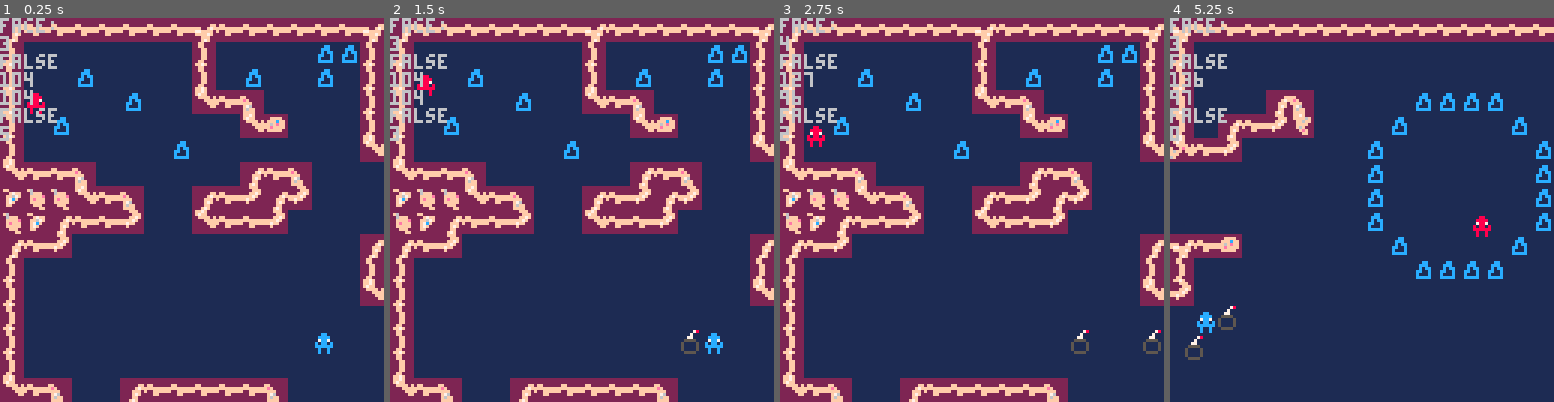
Above: before the commit, frames 1-4 (left to right).
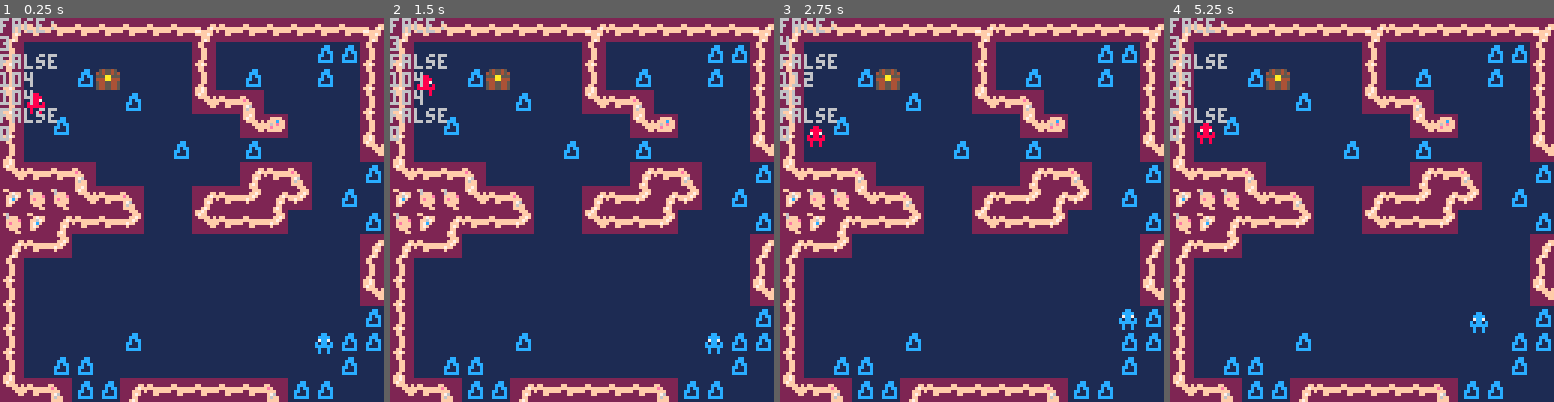
Above: after the commit, the same moments.

Repository: s-france/pico8GameS
Game: PICO-8 cartridge squid.p8
The game is run twice, just before and just after one commit, with the same random seed, the same clock (stepped at 60 frames per second) and the same inputs.
Inputs:
- Up to frame 1 (0.25 s): no input
- Up to frame 2 (1.5 s): tap X (X key) at 0.33, 1.07 s; tap O (Z key) at 0.7 s
- Up to frame 3 (2.75 s): hold Right 1.6-2.1 s; tap O (Z key) at 1.7, 2.1, 2.5 s; tap X (X key) at 1.85 s; hold Up 2.15-2.42 s; hold Right from 2.47 s (still down)
- Up to frame 4 (5.25 s): tap O (Z key) every 0.4 s from 2.9 to 4.9 s; tap X (X key) at 2.97, 4.08, 5.2 s; release Right at 3.03 s; hold Left 3.08-3.58 s; hold Down 3.63-3.97 s; hold Right 4.02-4.68 s; hold Up 4.73-5.03 s; hold Left from 5.08 s (still down)

The runs differ from the first frame. In frame 1, 2.0% of the frame differs, in the area x 0-100%, y 13-100%; in frame 2, 2.1%; in frame 3, 2.4%; in frame 4, 31%, in the area x 0-100%, y 1-100%.

Commit message:
Update squid.p8

Diff:
--- a/squid.p8
+++ b/squid.p8
@@ -89,7 +89,7 @@
  player.chestflag = false
  // player items
  player.itempool = {}
- player.bombs = 5
+ player.bombs = 0
  player.keys = 0
  player.magic = 0
  player.raft = 0
@@ -611,13 +611,13 @@
   player.chestflag = fget(mget((player.x/8-1),(player.y/8-1)), 5)
   if ( player.chestflag == true) then
   	for i=1,4 do
-  		contentflag = fget(mget((player.x/8),(player.y/8-1)), i)
+  		contentflag = fget(mget((player.x/8-1),(player.y/8-1)), i)
   		if (contentflag == true and i == 1 ) then
   		 player.bombs += 5
-  			mset((player.x/8),(player.y/8-1),24)
+  			mset((player.x/8-1),(player.y/8-1),24)
   		elseif (contentflag == true and i== 2 ) then
   		 player.keys += 1
-  			mset((player.x/8),(player.y/8-1),24)
+  			mset((player.x/8-1),(player.y/8-1),24)
   		elseif (contentflag == true and i==3 ) then
   		// player.keys += 1
   		//	mset((player.x/8),(player.y/8-1),24)
@@ -651,13 +651,13 @@
   player.chestflag = fget(mget((player.x/8+1),(player.y/8-1)), 5)
   if ( player.chestflag == true) then
   	for i=1,4 do
-  		contentflag = fget(mget((player.x/8),(player.y/8-1)), i)
+  		contentflag = fget(mget((player.x/8+1),(player.y/8-1)), i)
   		if (contentflag == true and i == 1 ) then
   		 player.bombs += 5
-  			mset((player.x/8),(player.y/8-1),24)
+  			mset((player.x/8+1),(player.y/8-1),24)
   		elseif (contentflag == true and i== 2 ) then
   		 player.keys += 1
-  			mset((player.x/8),(player.y/8-1),24)
+  			mset((player.x/8+1),(player.y/8-1),24)
   		elseif (contentflag == true and i==3 ) then
   		// player.keys += 1
   		//	mset((player.x/8),(player.y/8-1),24)
@@ -668,13 +668,22 @@
   	end
   end
 	elseif face == 3 then
-	   player.cheestflag = fget(mget((player.x/8-1),(player.y/8)), 5)
+	   player.chestflag = fget(mget((player.x/8-1),(player.y/8)), 5)
   if ( player.chestflag == true) then
   	for i=1,4 do
   		contentflag = fget(mget((player.x/8-1),(player.y/8)), i)
-  		if (contentflag == true and i==1 ) then
+  		  		if (contentflag == true and i == 1 ) then
   		 player.bombs += 5
   			mset((player.x/8-1),(player.y/8),24)
+  		elseif (contentflag == true and i== 2 ) then
+  		 player.keys += 1
+  			mset((player.x/8-1),(player.y/8),24)
+  		elseif (contentflag == true and i==3 ) then
+  		// player.keys += 1
+  		//	mset((player.x/8),(player.y/8-1),24)
+  		elseif (contentflag == true and i== 4 ) then
+  		// player.keys += 1
+  		//	mset((player.x/8),(player.y/8-1),24)
   		end
   	end
   end
@@ -682,13 +691,13 @@
 	  player.chestflag = fget(mget((player.x/8+1),(player.y/8)), 5)
   if ( player.chestflag == true) then
   	for i=1,4 do
-  		contentflag = fget(mget((player.x/8),(player.y/8-1)), i)
+  		contentflag = fget(mget((player.x/8+1),(player.y/8)), i)
   		if (contentflag == true and i == 1 ) then
   		 player.bombs += 5
-  			mset((player.x/8),(player.y/8-1),24)
+  			mset((player.x/8+1),(player.y/8),24)
   		elseif (contentflag == true and i== 2 ) then
   		 player.keys += 1
-  			mset((player.x/8),(player.y/8-1),24)
+  			mset((player.x/8+1),(player.y/8),24)
   		elseif (contentflag == true and i==3 ) then
   		// player.keys += 1
   		//	mset((player.x/8),(player.y/8-1),24)
@@ -702,13 +711,13 @@
 	  player.chestflag = fget(mget((player.x/8-1),(player.y/8+1)), 5)
   if ( player.chestflag == true) then
   	for i=1,4 do
-  		contentflag = fget(mget((player.x/8),(player.y/8-1)), i)
+  		contentflag = fget(mget((player.x/8-1),(player.y/8+1)), i)
   		if (contentflag == true and i == 1 ) then
   		 player.bombs += 5
-  			mset((player.x/8),(player.y/8-1),24)
+  			mset((player.x/8-1),(player.y/8+1),24)
   		elseif (contentflag == true and i== 2 ) then
   		 player.keys += 1
-  			mset((player.x/8),(player.y/8-1),24)
+  			mset((player.x/8-1),(player.y/8+1),24)
   		elseif (contentflag == true and i==3 ) then
   		// player.keys += 1
   		//	mset((player.x/8),(player.y/8-1),24)
@@ -722,13 +731,13 @@
 	  player.chestflag = fget(mget((player.x/8),(player.y/8+1)), 5)
   if ( player.chestflag == true) then
   	for i=1,4 do
-  		contentflag = fget(mget((player.x/8),(player.y/8-1)), i)
+  		contentflag = fget(mget((player.x/8),(player.y/8+1)), i)
   		if (contentflag == true and i == 1 ) then
   		 player.bombs += 5
-  			mset((player.x/8),(player.y/8-1),24)
+  			mset((player.x/8),(player.y/8+1),24)
   		elseif (contentflag == true and i== 2 ) then
   		 player.keys += 1
-  			mset((player.x/8),(player.y/8-1),24)
+  			mset((player.x/8),(player.y/8+1),24)
   		elseif (contentflag == true and i==3 ) then
   		// player.keys += 1
   		//	mset((player.x/8),(player.y/8-1),24)
@@ -743,9 +752,18 @@
   if ( player.chestflag == true) then
   	for i=1,4 do
   		contentflag = fget(mget((player.x/8+1),(player.y/8+1)), i)
-  		if (contentflag == true and i==1 ) then
+  		if (contentflag == true and i == 1 ) then
   		 player.bombs += 5
   			mset((player.x/8+1),(player.y/8+1),24)
+  		elseif (contentflag == true and i== 2 ) then
+  		 player.keys += 1
+  			mset((player.x/8+1),(player.y/8+1),24)
+  		elseif (contentflag == true and i==3 ) then
+  		// player.keys += 1
+  		//	mset((player.x/8),(player.y/8-1),24)
+  		elseif (contentflag == true and i== 4 ) then
+  		// player.keys += 1
+  		//	mset((player.x/8),(player.y/8-1),24)
   		end
   	end
   end
@@ -886,20 +904,20 @@
 __map__
 0804040404040404100404040404041010040404040404040404040404040404040404040404040404040404040404040404040404040404040404040404040404040404040404040404040404040404040404040404040404040404040404040404040404040404040404040404040404040404040404040404040404040409
 0603030303030303060303030301010606030303030303030303030303030303030303030303040403030303030304040404040404030303030303030303030303030303030303030303030303030304040303030303030303030303030303030303030303030303030303030303030303030303030304040403030303030306
-0603030103030303060301030301030606030303030303030303030303030303030303030303030303030303030303030303030303030303030303030303030303030303030303030303030303030303030303030303030303030303030303030303030303030303030303030303030303030303030303030303030303030306
+0603030119030303060301030301030606030303030303030303030303030303030303030303030303030303030303030303030303030303030303030303030303030303030303030303030303030303030303030303030303030303030303030303030303030303030303030303030303030303030303030303030303030306
 0603030303010303050409030303030606030303080903030303010101010303030303030303030303030303030303030303030303030303030303030303030303030303030303030303030303030303030303030303030303030303030303030303030303030303030303030303030303030303030303030303030303030306
 06030103030303030303050d0303030606030804070f03030301030303030103030303030303030303030303030303030303030303030303030303030303030303030303030303030303030303030303030303030303030303030303030303030303030303030303030303030303030303030303030303030303030303030306
-0603030303030301030303030303030516040703030303030103030303030301030303030303030303030303030303030303030303030303030303030303030303030303030303030303030303030303030303030303030303030303030303030303030303030303030303030303030303030303030303030303030303030306
-0504040903030303030308040903030303030303030303030103030303030301030303030303030303030303030303030303030303030303030303030303030303030303030303030303030303030303030303030303030303030303030303030303030303030303030303030303030303030303030303030303030303030306
-0b0c0c0504090303080407080703030303030303030303030103030303030301030303030303030303030303030303030303030303030303030303030303030303030303030303030303030303030303030303030303030303030303030303030303030303030303030303030303030303030303030303030303030303030306
-0c0b080404070303050404070303030303030303030303030103030303030301030303030303030303030303030303030303030303030303030303030303030303030303030303030303030303030303030303030303030303030303030303030303030303030303030303030303030303030303030303030303030303030306
+0603030303030301030301030303030516040703030303030103030303030301030303030303030303030303030303030303030303030303030303030303030303030303030303030303030303030303030303030303030303030303030303030303030303030303030303030303030303030303030303030303030303030306
+0504040903030303030308040903030103030303030303030103030303030301030303030303030303030303030303030303030303030303030303030303030303030303030303030303030303030303030303030303030303030303030303030303030303030303030303030303030303030303030303030303030303030306
+0b0c0c0504090303080407080703010303030303030303030103030303030301030303030303030303030303030303030303030303030303030303030303030303030303030303030303030303030303030303030303030303030303030303030303030303030303030303030303030303030303030303030303030303030306
+0c0b080404070303050404070303030103030303030303030103030303030301030303030303030303030303030303030303030303030303030303030303030303030303030303030303030303030303030303030303030303030303030303030303030303030303030303030303030303030303030303030303030303030306
 0804070303030303030303030303030810040d03030303030301030303030103030303030303030303030303030303030303030303030303030303030303030303030303030303030303030303030303030303030303030303030303030303030303030303030303030303030303030303030303030303030303030303030306
 0603030303030303030303030303030606030303030303030303010101010303030303030303030303030303030303030303030303030303030303030303030303030303030303030303030303030303030303030303030303030303030303030303030303030303030303030303030303030303030303030303030303030306
 0603030303030303030303030303030507030303030303030303030303030303030303030303030303030303030303030303030303030303030303030303030303030303030303030303030303030303030303030303030303030303030303030303030303030303030303030303030303030303030303030303030303030306
-0603030303030303030303030303030303030303030303030303030303030303030303030303030303030303030303030303030303030303030303030303030303030303030303030303030303030303030303030303030303030303030303030303030303030303030303030303030303030303030303030303030303030306
-0603030303030303030303030303030303030303030303030303030303030303030303030303030303030303030303030303030303030303030303030303030303030303030303030303030303030303030303030303030303030303030303030303030303030303030303030303030303030303030303030303030303030306
-0603030303030303030303030303030303030303030303030303030303030303030303030303030303030303030303030303030303030303030303030303030303030303030303030303030303030303030303030303030303030303030303030303030303030303030303030303030303030303030303030303030303030306
-0504090303080404040404090303030303030303030303030303030303030303030303030303030303030303030303030303030303030303030303030303030303030303030303030303030303030303030303030303030303030303030303030303030303030303030303030303030303030303030303030303030303030306
+0603030303030303030303030303030103030303030303030303030303030303030303030303030303030303030303030303030303030303030303030303030303030303030303030303030303030303030303030303030303030303030303030303030303030303030303030303030303030303030303030303030303030306
+0603030303010303030303030303010103030303030303030303030303030303030303030303030303030303030303030303030303030303030303030303030303030303030303030303030303030303030303030303030303030303030303030303030303030303030303030303030303030303030303030303030303030306
+0603010103030303030303030303010303030303030303030303030303030303030303030303030303030303030303030303030303030303030303030303030303030303030303030303030303030303030303030303030303030303030303030303030303030303030303030303030303030303030303030303030303030306
+0504090101080404040404090101030303030303030303030303030303030303030303030303030303030303030303030303030303030303030303030303030303030303030303030303030303030303030303030303030303030303030303030303030303030303030303030303030303030303030303030303030303030306
 0804070303050404040404070303030303030303030303030303030303030303030303030303030303030303030303030303030303030303030303030303030303030303030303030303030303030303030303030303030303030303030303030303030303030303030303030303030303030303030303030303030303030306
 0603030303030303030303030303030303030303030303030303030303030303030303030303030303030303030303030303030303030303030303030303030303030303030303030303030303030303030303030303030303030303030303030303030303030303030303030303030303030303030303030303030303030306
 0603030303030303030303030303030303030303030303030303030303030303030303030303030303030303030303030303030303030303030303030303030303030303030303030303030303030303030303030303030303030303030303030303030303030303030303030303030303030303030303030303030303030306
